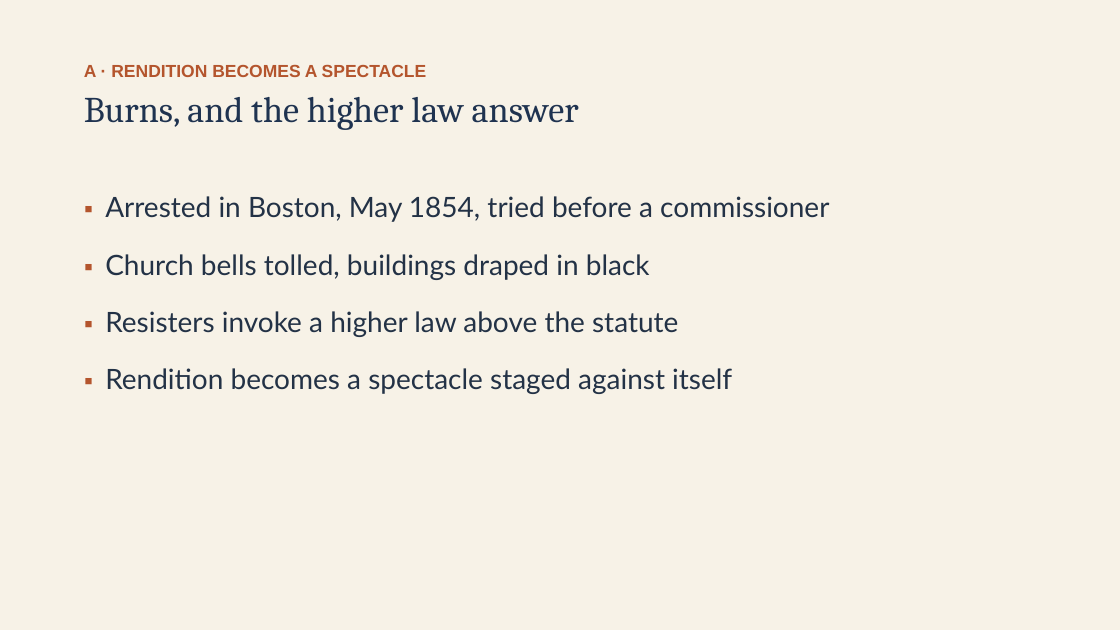
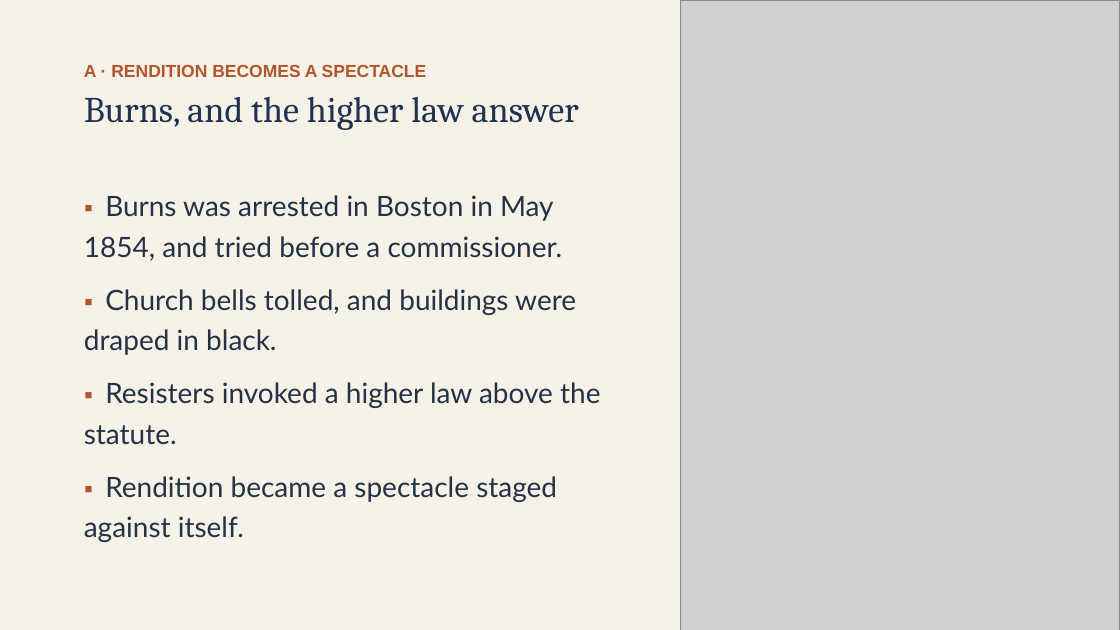
Before and after one commit to ab17gthb/humanities-curriculum-group, a slide deck: slide 6 of sectional-crisis/lesson-02/lesson-02-slides.pptx. Drawn at 1120x630 pixels with LibreOffice and Linux fonts; fonts in the diff are those of the drawing; grey boxes stand for pictures. Boxes give left, top, right and bottom in pixels: in the first picture for what was removed or moved away, otherwise in the second. Text is boxed around its words. In the diff, an @@ line names an element or a change of style, - is before the commit and + after.

```diff
--- a/sectional-crisis/lesson-02/lesson-02-slides.pptx
+++ b/sectional-crisis/lesson-02/lesson-02-slides.pptx
@@ picture added at <box>681,0,1120,630</box> @@
@@ text at <box>84,195,600,542</box>: text changed @@
-▪ Arrested in Boston, May 1854, tried before a commissioner
-▪ Church bells tolled, buildings draped in black
-▪ Resisters invoke a higher law above the statute
-▪ Rendition becomes a spectacle staged against itself
+▪ Burns was arrested in Boston in May 1854, and tried before a commissioner.
+▪ Church bells tolled, and buildings were draped in black.
+▪ Resisters invoked a higher law above the statute.
+▪ Rendition became a spectacle staged against itself.
```
Also in this commit, not shown: 9 other slides changed, 6 other files.
